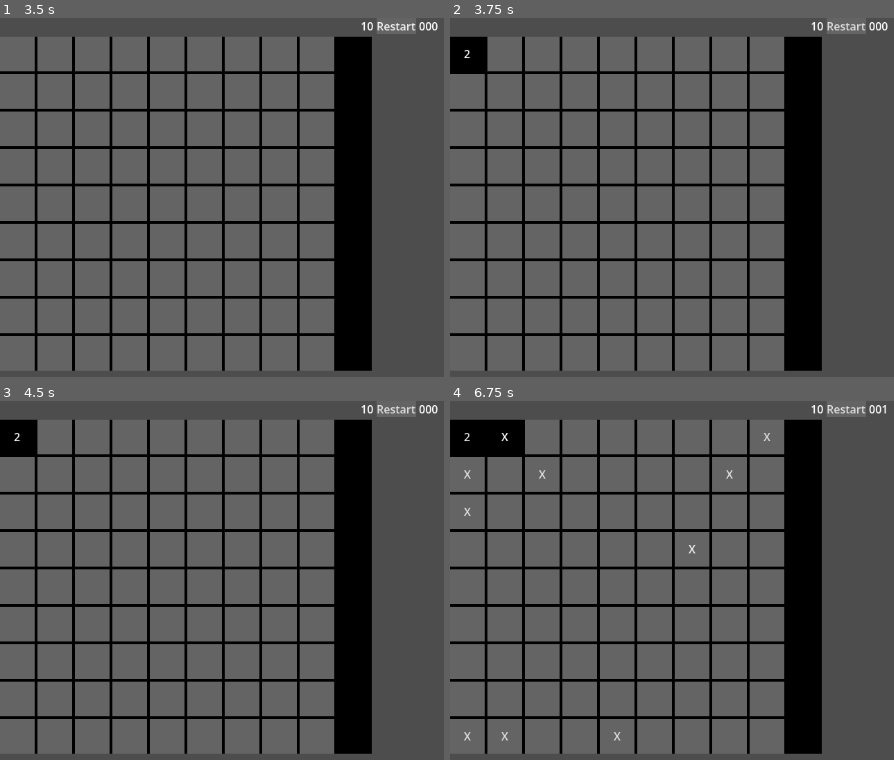
Above: before the commit, frames 1-4 (two rows, left to right).
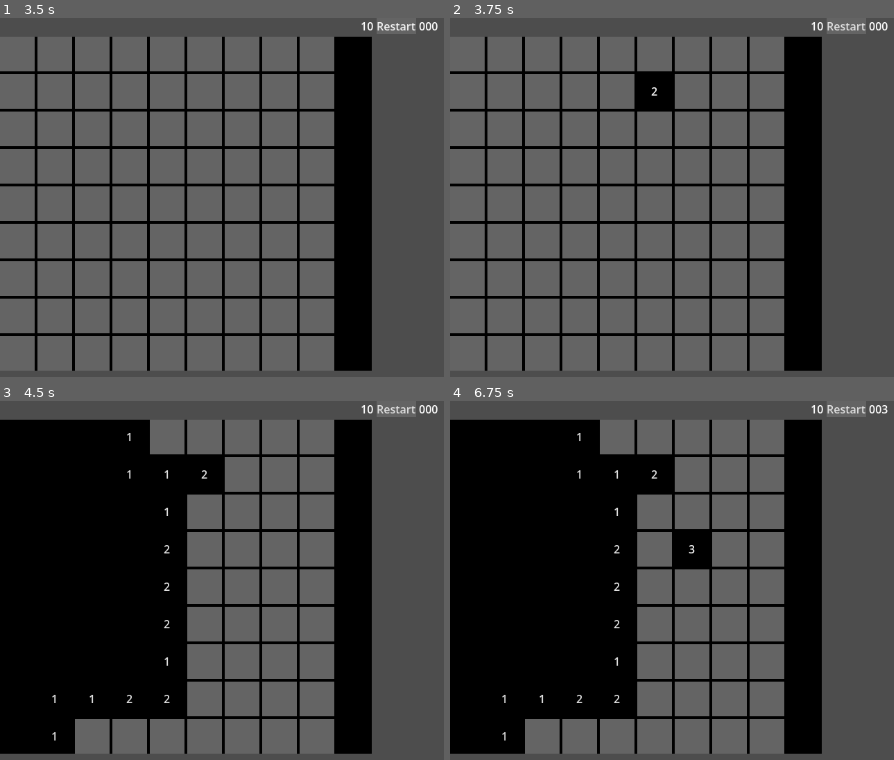
Above: after the commit, the same moments.

Repository: Vorgenstad/minesweeper
Game: Godot game, scene res://scenes/main/main.tscn
Same seed, same stepped clock (60 frames per second), same inputs: the game is played once before the commit and once after it.
Inputs (mouse positions are in pixels of both pictures, inside the frame that each line leads up to):
- Up to frame 1 (3.5 s): click "Beginner" at 0.5 s; click "Restart" at 1.25 s; click "Restart" at 2 s; click "Restart" at 2.75 s
- Up to frame 2 (3.75 s): click "2" at 3.5 s
- Up to frame 3 (4.5 s): click (17, 436) at 4.27 s
- Up to frame 4 (6.75 s): click (503, 436) at 5.02 s; click (578, 436) at 5.75 s, where only the run after the commit has a clickable "1"; click (694, 548) at 6.5 s, where only the run after the commit has a clickable "3"

Frame 1 is identical in both runs. In frame 2, 1.5% of the frame differs, in the area x 0-50%, y 5-26%; in frame 3, 31%; in frame 4, 32%, in the area x 0-99%, y 1-99%.

Commit message:
Refactor accross all scripts

Diff:
--- /dev/null
+++ b/models/game_settings.gd
@@ -0,0 +1,10 @@
+class_name GameSettings
+
+var rows: int
+var columns: int
+var mines: int
+
+func _init(_rows: int, _columns: int, _mines: int) -> void:
+    rows = _rows
+    columns = _columns
+    mines = _mines
--- a/scenes/board/board.gd
+++ b/scenes/board/board.gd
@@ -5,29 +5,43 @@
 signal empty_cell_pressed(flagged: bool)
 signal flag_toggled(flagged: bool)
 
+const _DIRECTIONS = [-1, 0, 1]
+
 @export var mine_cell_scene: PackedScene
 @export var empty_cell_scene: PackedScene
 
 var _grid_container: GridContainer
 
-var _grid: Array
-var _initial_rows: int
-var _initial_columns: int
-var _initial_mines: int
+var _grid: Array[Array]
 
-const _DIRECTIONS = [-1, 0, 1]
+var _settings: GameSettings
 
-func initialize(rows: int, columns: int, mines: int) -> void:
+func initialize(settings: GameSettings) -> void:
 	_grid_container = GridContainer.new()
-	_grid_container.columns = columns
+	_grid_container.columns = settings.columns
 
-	_initial_rows = rows
-	_initial_columns = columns
-	_initial_mines = mines
+	_settings = settings
 
-	setup(rows, columns, mines)
+	setup()
 
 	add_child(_grid_container)
+
+func setup() -> void:
+	assert(_settings.rows * _settings.columns >= _settings.mines,
+		"Attempted to initialize a board with more mines than available cells.")
+
+	_randomize_grid()
+
+	for row in _grid.size():
+		for column in _grid[0].size():
+			var cell: Cell = _grid[row][column]
+
+			cell.connect("flag_toggled", _on_cell_flag_toggled)
+
+			if cell is EmptyCell:
+				_setup_empty_cell(cell, row, column)
+
+			_grid_container.add_child(cell)
 
 func reset() -> void:
 	_grid = []
@@ -37,7 +51,7 @@
 		_grid_container.remove_child(c)
 		c.queue_free()
 
-	setup(_initial_rows, _initial_columns, _initial_mines)
+	setup()
 
 func display_win() -> void:
 	print("You win")
@@ -60,30 +74,25 @@
 			if cell is MineCell and not cell.is_pressed and not cell.flagged:
 				(cell as MineCell).reveal()
 
-func setup(rows: int, columns: int, mines: int) -> void:
-	assert(rows * columns >= mines, "Attempted to initialize a board with more mines than available cells.")
-	_generate_random_grid(rows, columns, mines)
+func _randomize_grid() -> void:
+	var flat_grid = _generate_random_flat_grid()
 
-func _generate_random_grid(rows: int, columns: int, mines: int) -> void:
-	_randomize_grid(rows, columns, mines)
+	var flat_grid_index = 0
 
-	for row in _grid.size():
-		for column in _grid[0].size():
-			var cell: Cell = _grid[row][column]
+	for row in _settings.rows:
+		_grid.append([])
 
-			cell.connect("flag_toggled", _on_cell_flag_toggled)
+		for column in _settings.columns:
+			_grid[row].append(flat_grid[flat_grid_index])
 
-			if cell is EmptyCell:
-				_setup_empty_cell(cell, row, column)
+			flat_grid_index += 1
 
-			_grid_container.add_child(cell)
+func _generate_random_flat_grid() -> Array[Cell]:
+	var flat_grid: Array[Cell] = []
+	var _mines_to_place = _settings.mines
 
-func _randomize_grid(rows: int, columns: int, mines: int) -> void:
-	var flat_grid = []
-	var _mines_to_place = mines
-
-	for row in rows:
-		for column in columns:
+	for row in _settings.rows:
+		for column in _settings.columns:
 			if (_mines_to_place > 0):
 				var mine_cell = _setup_mine_cell()
 
@@ -97,27 +106,7 @@
 
 	flat_grid.shuffle()
 
-	var index = 0
-
-	for row in rows:
-		_grid.append([])
-
-		for column in columns:
-			_grid[row].append(flat_grid[index])
-
-			index += 1
-
-	for row in rows:
-		for column in columns:
-			var cell: Cell = _grid[row][column]
-
-			if cell is EmptyCell:
-				for i in _DIRECTIONS:
-					for j in _DIRECTIONS:
-						if _is_outside_grid(row + i, column + j) or (i == 0 and j == 0):
-							continue
-
-						(cell as EmptyCell).surrounding_cells.append((_grid[row + i][column + j] as Cell))
+	return flat_grid
 
 func _setup_mine_cell() -> MineCell:
 	var mine_cell = mine_cell_scene.instantiate()
@@ -134,8 +123,13 @@
 			if _is_outside_grid(row + i, column + j):
 				continue
 
-			if _grid[row + i][column + j] is MineCell:
-				value += 1
+			if (i != 0 or j != 0):
+				var surrounding_cell: Cell = _grid[row + i][column + j]
+
+				empty_cell.surrounding_cells.append(surrounding_cell)
+
+				if surrounding_cell is MineCell:
+					value += 1
 
 	empty_cell.value = value
 
--- a/scenes/cell/cell.gd
+++ b/scenes/cell/cell.gd
@@ -3,23 +3,27 @@
 
 signal flag_toggled(flagged: bool)
 
-var flagged := false
+var flagged := false:
+	set(value):
+		flagged = value
+
+		if flagged:
+			%Button.text = "🚩"
+			%Button.disabled = true
+		else:
+			%Button.text = ""
+			%Button.disabled = false
+
 var is_pressed := false
 
 @abstract func press()
 
 func toggle_flag() -> void:
 	flagged = !flagged
-	_update_display()
 	flag_toggled.emit(flagged)
 
 func _on_button_pressed_right() -> void:
 	toggle_flag()
 
-func _update_display() -> void:
-	if flagged:
-		%Button.text = "🚩"
-		%Button.disabled = true
-	else:
-		%Button.text = ""
-		%Button.disabled = false
+func _on_button_pressed_left() -> void:
+	press()
--- a/scenes/cell/empty_cell.gd
+++ b/scenes/cell/empty_cell.gd
@@ -5,7 +5,7 @@
 
 @export var value := 0
 
-var surrounding_cells := []
+var surrounding_cells: Array[Cell] = []
 
 func _ready() -> void:
 	%InnerButton.text = str(value) if value != 0 else ""
@@ -26,12 +26,11 @@
 	if flagged and !is_pressed:
 		%Button.text = "❌"
 
-func _on_button_pressed_left() -> void:
-	press()
-
 func _on_inner_button_pressed_left() -> void:
-	var flagged_surrounding_cells: int = \
-		surrounding_cells.reduce(func(accum, cell): return accum + (1 if cell.flagged and !cell.is_pressed else 0), 0)
+	var flagged_surrounding_cells: int = surrounding_cells.reduce(
+		func(accum, cell):
+			return accum + (1 if cell.flagged and !cell.is_pressed else 0), 0
+	)
 
 	if flagged_surrounding_cells == value:
 		var unflagged_surrounding_cells := surrounding_cells.filter(func(cell): return !cell.flagged)
--- a/scenes/cell/mine_cell.gd
+++ b/scenes/cell/mine_cell.gd
@@ -7,6 +7,8 @@
 	if is_pressed or flagged:
 		return
 
+	is_pressed = true
+
 	%Button.visible = false
 
 	pressed.emit()
@@ -14,6 +16,3 @@
 func reveal() -> void:
 	assert(!flagged and !is_pressed, "Cannot reveal a flagged or pressed mine.")
 	%Button.text = "X"
-
-func _on_button_pressed_left() -> void:
-	press()
--- a/scenes/game/game.gd
+++ b/scenes/game/game.gd
@@ -3,36 +3,39 @@
 
 @export var board_scene: PackedScene
 
-var _rows: int
-var _columns: int
-var _mines: int
+var _settings: GameSettings
 
-var _mine_count: int
-var _empty_cells: int
+var _mine_count: int:
+	set(value):
+		_mine_count = value
+		%TopBar.set_mines_left(_mine_count)
+
+var _empty_cells_count: int
 
 var _board: Board
 var _started := false
 
+func initialize(settings: GameSettings) -> void:
+	_settings = settings
 
-func initialize(rows: int, columns: int, mines: int) -> void:
-	_rows = rows
-	_columns = columns
-	_mines = mines
-	_empty_cells = rows * columns - mines
-	_mine_count = mines
+	_set_initial_counters()
+	_initialize_board()
 
+func _set_initial_counters() -> void:
+	_empty_cells_count = _settings.rows * _settings.columns - _settings.mines
+	_mine_count = _settings.mines
+
+func _initialize_board() -> void:
 	_board = board_scene.instantiate()
 	_board.connect("mine_pressed", _on_board_mine_pressed)
 	_board.connect("empty_cell_pressed", _on_board_empty_cell_pressed)
 	_board.connect("flag_toggled", _on_board_flag_toggled)
 
-	_board.initialize(rows, columns, mines)
+	_board.initialize(_settings)
 
 	%BoardContainer.add_child(_board)
 
-	%TopBar.set_mines_left(mines)
-
-func _start() -> void:
+func _start_if_not_started() -> void:
 	if not _started:
 		_started = true
 		%TopBar.start_timer()
@@ -42,32 +45,29 @@
 	_board.display_loss()
 
 func _on_board_empty_cell_pressed(flagged: bool) -> void:
-	_start()
+	_start_if_not_started()
 
-	_empty_cells -= 1
+	_empty_cells_count -= 1
 
 	if flagged:
 		_mine_count += 1
-		%TopBar.set_mines_left(_mine_count)
 
-	if _empty_cells == 0:
+	if _empty_cells_count == 0:
 		get_tree().paused = true
 		_board.display_win()
 
 func _on_top_bar_restart_actioned() -> void:
 	get_tree().paused = false
+
 	_board.reset()
+	_set_initial_counters()
+
 	_started = false
-	%TopBar.set_mines_left(_mines)
-	_mine_count = _mines
-	_empty_cells = _rows * _columns - _mines
 
 func _on_board_flag_toggled(flagged: bool) -> void:
-	_start()
+	_start_if_not_started()
 
 	if flagged:
 		_mine_count -= 1
 	else:
 		_mine_count += 1
-
-	%TopBar.set_mines_left(_mine_count)
--- a/scenes/game/game.tscn
+++ b/scenes/game/game.tscn
@@ -1,14 +1,14 @@
-[gd_scene load_steps=4 format=3 uid="uid://b533tyow0ytax"]
+[gd_scene format=3 uid="uid://b533tyow0ytax"]
 
 [ext_resource type="Script" uid="uid://ctgenu6ow5nbh" path="res://scenes/game/game.gd" id="1_b7r1f"]
 [ext_resource type="PackedScene" uid="uid://bw8cfxu2r8q3y" path="res://scenes/board/board.tscn" id="1_dcj2p"]
 [ext_resource type="PackedScene" uid="uid://4qk7gijraocq" path="res://scenes/top_bar/top_bar.tscn" id="3_0sr1o"]
 
-[node name="Game" type="CanvasLayer"]
+[node name="Game" type="CanvasLayer" unique_id=1664333641]
 script = ExtResource("1_b7r1f")
 board_scene = ExtResource("1_dcj2p")
 
-[node name="Container" type="VBoxContainer" parent="."]
+[node name="Container" type="VBoxContainer" parent="." unique_id=718730611]
 anchors_preset = 15
 anchor_right = 1.0
 anchor_bottom = 1.0
@@ -16,11 +16,11 @@
 grow_vertical = 2
 alignment = 1
 
-[node name="TopBar" parent="Container" instance=ExtResource("3_0sr1o")]
+[node name="TopBar" parent="Container" unique_id=2002235728 instance=ExtResource("3_0sr1o")]
 unique_name_in_owner = true
 layout_mode = 2
 
-[node name="BoardContainer" type="Control" parent="Container"]
+[node name="BoardContainer" type="Control" parent="Container" unique_id=168757908]
 unique_name_in_owner = true
 layout_mode = 2
 size_flags_vertical = 3
--- a/scenes/main/main.gd
+++ b/scenes/main/main.gd
@@ -1,7 +1,7 @@
 extends Node
 
-func _on_menu_game_start_actioned(rows: int, columns: int, mines: int) -> void:
+func _on_menu_game_start_actioned(settings: GameSettings) -> void:
 	%Menu.visible = false
 
-	%Game.initialize(rows, columns, mines)
+	%Game.initialize(settings)
 	%Game.visible = true
--- a/scenes/main/main.tscn
+++ b/scenes/main/main.tscn
@@ -4,9 +4,8 @@
 [ext_resource type="Script" uid="uid://cm1igudpb1pop" path="res://scenes/main/main.gd" id="1_iuonh"]
 [ext_resource type="PackedScene" uid="uid://b533tyow0ytax" path="res://scenes/game/game.tscn" id="3_k2fmo"]
 
-[node name="Main" type="Node" unique_id=688136081 node_paths=PackedStringArray("_game")]
+[node name="Main" type="Node" unique_id=688136081]
 script = ExtResource("1_iuonh")
-_game = NodePath("Game")
 
 [node name="Menu" parent="." unique_id=446605254 instance=ExtResource("1_hyk8p")]
 unique_name_in_owner = true
--- a/scenes/menu/menu.gd
+++ b/scenes/menu/menu.gd
@@ -1,12 +1,12 @@
 extends CanvasLayer
 
-signal game_start_actioned(rows: int, columns: int, mines: int)
+signal game_start_actioned(settings: GameSettings)
 
 func _on_beginner_button_pressed() -> void:
-	game_start_actioned.emit(9, 9, 10)
+	game_start_actioned.emit(GameSettings.new(9, 9, 10))
 
 func _on_intermediate_button_pressed() -> void:
-	game_start_actioned.emit(16, 16, 40)
+	game_start_actioned.emit(GameSettings.new(16, 16, 40))
 
 func _on_expert_button_pressed() -> void:
-	game_start_actioned.emit(16, 30, 99)
+	game_start_actioned.emit(GameSettings.new(16, 30, 99))
--- a/scenes/top_bar/time.gd
+++ b/scenes/top_bar/time.gd
@@ -1,13 +1,12 @@
 extends Label
 
-var time := 0
+var time := 0:
+	set(value):
+		time = value
+		text = str(time).pad_zeros(3)
 
-func _ready() -> void:
-	initialize()
-
-func initialize() -> void:
+func clear() -> void:
 	time = 0
-	text = str(time).pad_zeros(3)
 	%Timer.stop()
 
 func start() -> void:
@@ -15,4 +14,3 @@
 
 func _on_timer_timeout() -> void:
 	time += 1
-	text = str(time).pad_zeros(3)
--- a/scenes/top_bar/top_bar.gd
+++ b/scenes/top_bar/top_bar.gd
@@ -9,5 +9,5 @@
 	%MinesLeft.text = (str(mines_left).pad_zeros(2))
 
 func _on_restart_button_pressed() -> void:
-	%Time.initialize()
+	%Time.clear()
 	restart_actioned.emit()
Not shown, added: models/game_settings.gd.uid
